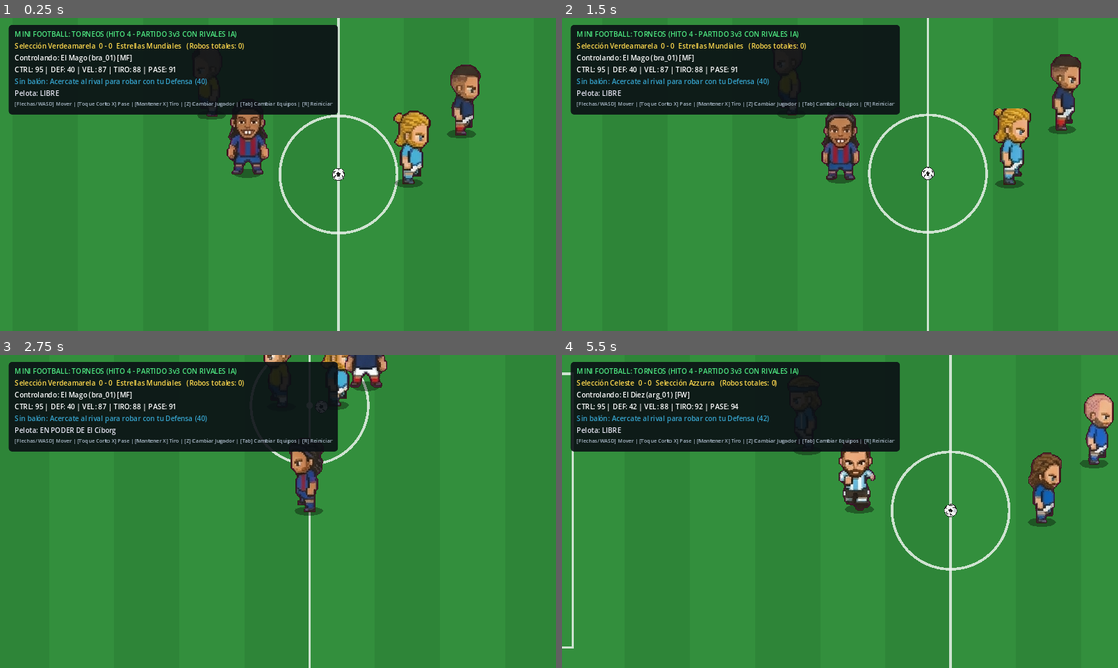
Above: before the commit, frames 1-4 (two rows, left to right).
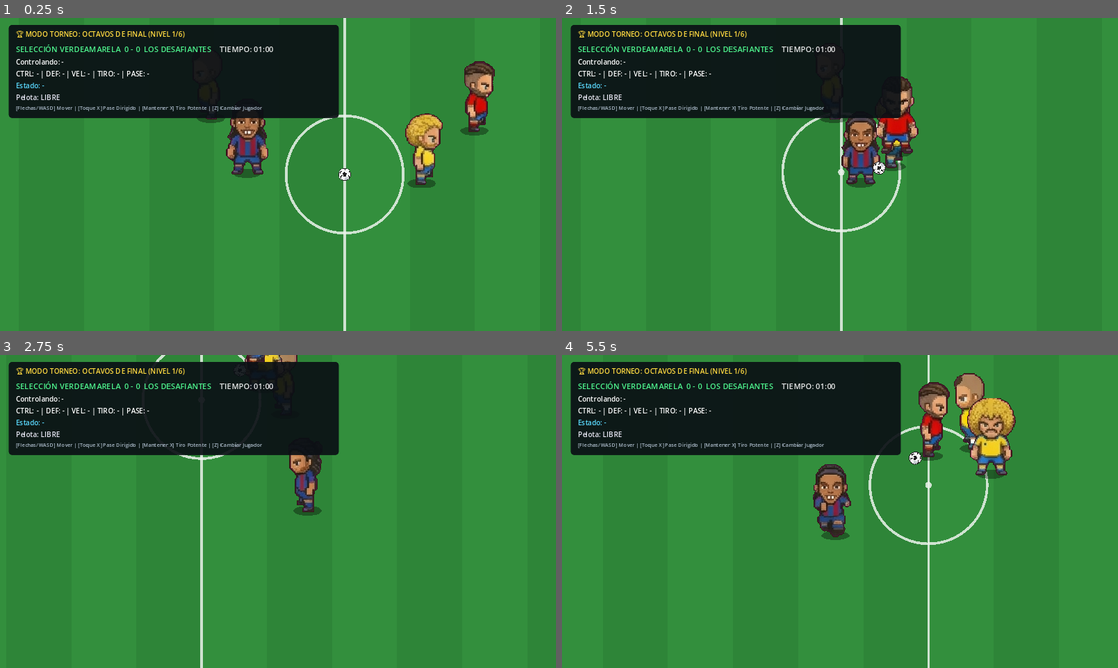
Above: after the commit, the same moments.

Repository: Leiazel/mini-football-champions
Game: Godot game, scene res://scenes/tournament/TournamentMatch.tscn
Same seed, same stepped clock (60 frames per second), same inputs: the game is played once before the commit and once after it. Before the commit the project starts from res://scenes/field/TestPitch.tscn.
Inputs:
- Up to frame 1 (0.25 s): no input
- Up to frame 2 (1.5 s): hold Right (move_right) 0.53-1.28 s; hold R 0.53-1.28 s; tap X (action_pass) at 0.6 s; tap Space at 0.77, 1.07 s; hold Down (move_down) from 1.28 s (still down); tap R at 1.35 s
- Up to frame 3 (2.75 s): tap Space at 1.52, 1.55, 1.82 s; release Down (move_down) at 2.03 s; hold Right (move_right) from 2.03 s (still down); hold Space from 2.03 s (still down); tap X (action_pass) at 2.3 s
- Up to frame 4 (5.5 s): release Right (move_right) at 2.78 s; release Space at 2.78 s; hold Up (move_up) 2.78-3.53 s; tap X (action_pass) at 2.85, 4.55 s; tap Space at 3.02, 3.32, 4.52, 4.82 s; tap R at 3.05 s; hold Space 3.53-4.28 s; hold Left (move_left) 3.53-5.03 s; tap Tab (next_character) at 3.6 s; tap Shift (sprint) at 4.35 s; hold Down (move_down) from 5.03 s (still down); hold R from 5.03 s (still down); tap Z (switch_player) at 5.1 s

The runs differ from the first frame. In frame 1, 8.8% of the frame differs, in the area x 1-89%, y 0-100%; in frame 2, 11%; in frame 3, 6.2%; in frame 4, 13%, in the area x 0-100%, y 0-100%.
Error after the commit: Invalid assignment of property or key 'text' with value of type 'String' on a base object of type 'null instance'. (res://scripts/tournament/tournament_match.g…

Commit message:
feat: Hito 5 - carga de equipos desde JSON y modo torneo con 6 niveles y Jefe Final

Diff:
--- /dev/null
+++ b/data/teams.json
@@ -0,0 +1,58 @@
+{
+  "teams": {
+    "team_desafiantes": {
+      "id": "team_desafiantes",
+      "name": "Los Desafiantes",
+      "level": 1,
+      "color": "#F1C40F",
+      "formation": ["leg_01", "leg_02"],
+      "gk_id": "gk_01",
+      "description": "Equipo de talentos independientes listos para dar la sorpresa."
+    },
+    "team_veteranos": {
+      "id": "team_veteranos",
+      "name": "Clásicos Legendarios",
+      "level": 2,
+      "color": "#E67E22",
+      "formation": ["vet_01", "vet_02"],
+      "gk_id": "gk_02",
+      "description": "Veteranos de mil batallas con excelente visión y juego aéreo."
+    },
+    "team_estrellas": {
+      "id": "team_estrellas",
+      "name": "Estrellas Mundiales",
+      "level": 3,
+      "color": "#3498DB",
+      "formation": ["star_01", "star_02"],
+      "gk_id": "gk_01",
+      "description": "Delantera demoledora con velocidad y definición de élite."
+    },
+    "team_italia": {
+      "id": "team_italia",
+      "name": "Selección Azzurra",
+      "level": 4,
+      "color": "#2980B9",
+      "formation": ["ita_01", "ita_02"],
+      "gk_id": "gk_02",
+      "description": "Defensa férrea y precisión milimétrica en el mediocampo."
+    },
+    "team_brasil": {
+      "id": "team_brasil",
+      "name": "Selección Verdeamarela",
+      "level": 5,
+      "color": "#27AE60",
+      "formation": ["bra_01", "bra_02"],
+      "gk_id": "gk_01",
+      "description": "Fútbol arte, magia en el regate y máxima creatividad ofensiva."
+    },
+    "team_argentina": {
+      "id": "team_argentina",
+      "name": "Selección Celeste de Leyendas",
+      "level": 6,
+      "color": "#5DADE2",
+      "formation": ["arg_01", "arg_03"],
+      "gk_id": "gk_02",
+      "description": "El Jefe Final: potencia descomunal, gambeta cósmica y mística campeona."
+    }
+  }
+}
--- /dev/null
+++ b/data/tournament.json
@@ -0,0 +1,53 @@
+{
+  "tournament": {
+    "title": "Torneo Continental Mini Football (v2)",
+    "description": "Avanza enfrentando rivales de dificultad creciente hasta desafiar al Jefe Final.",
+    "match_duration_seconds": 60,
+    "target_score_to_win": 3,
+    "user_default_team": "team_brasil",
+    "rounds": [
+      {
+        "round_number": 1,
+        "name": "Octavos de Final",
+        "opponent_team": "team_desafiantes",
+        "level": 1,
+        "difficulty_modifier": 0.85
+      },
+      {
+        "round_number": 2,
+        "name": "Cuartos de Final",
+        "opponent_team": "team_veteranos",
+        "level": 2,
+        "difficulty_modifier": 0.95
+      },
+      {
+        "round_number": 3,
+        "name": "Semifinal",
+        "opponent_team": "team_estrellas",
+        "level": 3,
+        "difficulty_modifier": 1.05
+      },
+      {
+        "round_number": 4,
+        "name": "Final de Conferencia",
+        "opponent_team": "team_italia",
+        "level": 4,
+        "difficulty_modifier": 1.15
+      },
+      {
+        "round_number": 5,
+        "name": "Gran Final",
+        "opponent_team": "team_brasil",
+        "level": 5,
+        "difficulty_modifier": 1.25
+      },
+      {
+        "round_number": 6,
+        "name": "Duelo Definitivo (Jefe Final)",
+        "opponent_team": "team_argentina",
+        "level": 6,
+        "difficulty_modifier": 1.40
+      }
+    ]
+  }
+}
--- a/project.godot
+++ b/project.godot
@@ -11,7 +11,7 @@
 [application]
 
 config/name="Mini-Football-Torneos"
-run/main_scene="res://scenes/field/TestPitch.tscn"
+run/main_scene="res://scenes/tournament/TournamentMatch.tscn"
 config/features=PackedStringArray("4.3", "GL Compatibility")
 run/max_fps=60
 config/icon="res://icon.svg"
--- /dev/null
+++ b/scenes/tournament/TournamentMatch.tscn
@@ -0,0 +1,225 @@
+[gd_scene load_steps=9 format=3 uid="uid://tournmatch0001"]
+
+[ext_resource type="Script" path="res://scripts/tournament/tournament_match.gd" id="1_tourn"]
+[ext_resource type="Script" path="res://scripts/pitch/pitch_ground.gd" id="2_ground"]
+[ext_resource type="PackedScene" uid="uid://goal000000001" path="res://scenes/goal/Goal.tscn" id="3_goal"]
+[ext_resource type="PackedScene" uid="uid://gk00000000001" path="res://scenes/goalkeeper/Goalkeeper.tscn" id="4_gk"]
+[ext_resource type="PackedScene" uid="uid://ply000000001" path="res://scenes/player/Player.tscn" id="5_player"]
+[ext_resource type="PackedScene" uid="uid://ball00000001" path="res://scenes/ball/Ball.tscn" id="6_ball"]
+
+[sub_resource type="StyleBoxFlat" id="StyleBoxFlat_hud"]
+bg_color = Color(0.04, 0.06, 0.08, 0.92)
+corner_radius_top_left = 8
+corner_radius_top_right = 8
+corner_radius_bottom_right = 8
+corner_radius_bottom_left = 8
+content_margin_left = 16.0
+content_margin_top = 10.0
+content_margin_right = 16.0
+content_margin_bottom = 10.0
+
+[sub_resource type="StyleBoxFlat" id="StyleBoxFlat_modal"]
+bg_color = Color(0.06, 0.08, 0.12, 0.96)
+border_width_left = 2
+border_width_top = 2
+border_width_right = 2
+border_width_bottom = 2
+border_color = Color(0.9, 0.75, 0.2, 0.8)
+corner_radius_top_left = 12
+corner_radius_top_right = 12
+corner_radius_bottom_right = 12
+corner_radius_bottom_left = 12
+content_margin_left = 24.0
+content_margin_top = 20.0
+content_margin_right = 24.0
+content_margin_bottom = 20.0
+
+[node name="TournamentMatch" type="Node2D"]
+script = ExtResource("1_tourn")
+
+[node name="PitchGround" type="Node2D" parent="."]
+script = ExtResource("2_ground")
+
+[node name="GoalLeft" parent="." instance=ExtResource("3_goal")]
+position = Vector2(-800, 0)
+is_right_goal = false
+
+[node name="GoalRight" parent="." instance=ExtResource("3_goal")]
+position = Vector2(800, 0)
+is_right_goal = true
+
+[node name="GoalkeeperLeft" parent="." instance=ExtResource("4_gk")]
+position = Vector2(-720, 0)
+player_id = "gk_02"
+team_id = "team_user"
+goal_center = Vector2(-800, 0)
+patrol_x = -720.0
+
+[node name="GoalkeeperRight" parent="." instance=ExtResource("4_gk")]
+position = Vector2(720, 0)
+player_id = "gk_01"
+team_id = "team_opp"
+goal_center = Vector2(800, 0)
+patrol_x = 720.0
+
+[node name="UserPlayer1" parent="." instance=ExtResource("5_player")]
+position = Vector2(-150, 0)
+player_id = "bra_01"
+team_id = "team_user"
+is_user_controlled = true
+is_ai = false
+target_goal_x = 800.0
+
+[node name="UserPlayer2" parent="." instance=ExtResource("5_player")]
+position = Vector2(-230, -85)
+player_id = "bra_02"
+team_id = "team_user"
+is_user_controlled = false
+is_ai = false
+target_goal_x = 800.0
+
+[node name="RivalPlayer1" parent="." instance=ExtResource("5_player")]
+position = Vector2(150, 20)
+player_id = "star_01"
+team_id = "team_opp"
+is_user_controlled = false
+is_ai = true
+target_goal_x = -800.0
+
+[node name="RivalPlayer2" parent="." instance=ExtResource("5_player")]
+position = Vector2(230, -75)
+player_id = "star_02"
+team_id = "team_opp"
+is_user_controlled = false
+is_ai = true
+target_goal_x = -800.0
+
+[node name="Ball" parent="." instance=ExtResource("6_ball")]
+position = Vector2(0, 0)
+
+[node name="Camera2D" type="Camera2D" parent="."]
+zoom = Vector2(1.5, 1.5)
+position_smoothing_enabled = true
+position_smoothing_speed = 8.0
+
+[node name="CanvasLayer" type="CanvasLayer" parent="."]
+
+[node name="Panel" type="PanelContainer" parent="CanvasLayer"]
+offset_left = 20.0
+offset_top = 16.0
+offset_right = 780.0
+offset_bottom = 230.0
+theme_override_styles/panel = SubResource("StyleBoxFlat_hud")
+
+[node name="VBox" type="VBoxContainer" parent="CanvasLayer/Panel"]
+layout_mode = 2
+theme_override_constants/separation = 4
+
+[node name="LabelRound" type="Label" parent="CanvasLayer/Panel/VBox"]
+layout_mode = 2
+theme_override_colors/font_color = Color(1, 0.85, 0.25, 1)
+text = "🏆 MODO TORNEO: OCTAVOS DE FINAL (NIVEL 1/6)"
+
+[node name="HBoxScore" type="HBoxContainer" parent="CanvasLayer/Panel/VBox"]
+layout_mode = 2
+theme_override_constants/separation = 20
+
+[node name="LabelScore" type="Label" parent="CanvasLayer/Panel/VBox/HBoxScore"]
+layout_mode = 2
+theme_override_colors/font_color = Color(0.3, 0.95, 0.55, 1)
+theme_override_font_sizes/font_size = 18
+text = "SELECCIÓN VERDEAMARELA  0 - 0  LOS DESAFIANTES"
+
+[node name="LabelClock" type="Label" parent="CanvasLayer/Panel/VBox/HBoxScore"]
+layout_mode = 2
+theme_override_colors/font_color = Color(1, 1, 1, 0.9)
+theme_override_font_sizes/font_size = 18
+text = "TIEMPO: 01:00"
+
+[node name="LabelPlayer" type="Label" parent="CanvasLayer/Panel/VBox"]
+layout_mode = 2
+text = "Controlando: -"
+
+[node name="LabelStats" type="Label" parent="CanvasLayer/Panel/VBox"]
+layout_mode = 2
+text = "CTRL: - | DEF: - | VEL: - | TIRO: - | PASE: -"
+
+[node name="LabelStatus" type="Label" parent="CanvasLayer/Panel/VBox"]
+layout_mode = 2
+theme_override_colors/font_color = Color(0.35, 0.85, 1.0, 1)
+text = "Estado: -"
+
+[node name="LabelBall" type="Label" parent="CanvasLayer/Panel/VBox"]
+layout_mode = 2
+theme_override_colors/font_color = Color(0.9, 0.9, 0.95, 1)
+text = "Pelota: LIBRE"
+
+[node name="LabelHelp" type="Label" parent="CanvasLayer/Panel/VBox"]
+layout_mode = 2
+theme_override_colors/font_color = Color(0.68, 0.74, 0.8, 1)
+theme_override_font_sizes/font_size = 12
+text = "[Flechas/WASD] Mover | [Toque X] Pase Dirigido | [Mantener X] Tiro Potente | [Z] Cambiar Jugador"
+
+[node name="GoalBanner" type="Label" parent="CanvasLayer"]
+visible = false
+anchors_preset = 8
+anchor_left = 0.5
+anchor_top = 0.5
+anchor_right = 0.5
+anchor_bottom = 0.5
+offset_left = -380.0
+offset_top = -60.0
+offset_right = 380.0
+offset_bottom = 60.0
+grow_horizontal = 2
+grow_vertical = 2
+theme_override_colors/font_color = Color(1, 0.9, 0.1, 1)
+theme_override_colors/font_shadow_color = Color(0, 0, 0, 0.88)
+theme_override_constants/shadow_offset_x = 3
+theme_override_constants/shadow_offset_y = 3
+theme_override_font_sizes/font_size = 48
+text = "¡¡¡ GOOOOOOOL !!!"
+horizontal_alignment = 1
+vertical_alignment = 1
+
+[node name="ModalPanel" type="PanelContainer" parent="CanvasLayer"]
+visible = false
+anchors_preset = 8
+anchor_left = 0.5
+anchor_top = 0.5
+anchor_right = 0.5
+anchor_bottom = 0.5
+offset_left = -320.0
+offset_top = -140.0
+offset_right = 320.0
+offset_bottom = 140.0
+grow_horizontal = 2
+grow_vertical = 2
+theme_override_styles/panel = SubResource("StyleBoxFlat_modal")
+
+[node name="VBox" type="VBoxContainer" parent="CanvasLayer/ModalPanel"]
+layout_mode = 2
+theme_override_constants/separation = 12
+alignment = 1
+
+[node name="ModalTitle" type="Label" parent="CanvasLayer/ModalPanel/VBox"]
+layout_mode = 2
+theme_override_colors/font_color = Color(1, 0.85, 0.2, 1)
+theme_override_font_sizes/font_size = 26
+text = "¡VICTORIA Y CLASIFICACIÓN!"
+horizontal_alignment = 1
+
+[node name="ModalMsg" type="Label" parent="CanvasLayer/ModalPanel/VBox"]
+layout_mode = 2
+theme_override_colors/font_color = Color(0.9, 0.92, 0.95, 1)
+theme_override_font_sizes/font_size = 15
+text = "Has superado la ronda con éxito."
+horizontal_alignment = 1
+autowrap_mode = 2
+
+[node name="ModalBtnPrompt" type="Label" parent="CanvasLayer/ModalPanel/VBox"]
+layout_mode = 2
+theme_override_colors/font_color = Color(0.3, 0.95, 0.5, 1)
+theme_override_font_sizes/font_size = 14
+text = "[Presioná ESPACIO para avanzar a la Siguiente Ronda]"
+horizontal_alignment = 1
--- /dev/null
+++ b/scripts/tournament/tournament_manager.gd
@@ -0,0 +1,128 @@
+extends Node
+class_name TournamentManager
+
+signal round_started(round_data: Dictionary, user_team: Dictionary, opp_team: Dictionary)
+signal score_updated(user_score: int, opp_score: int)
+signal match_ended(user_won: bool, is_champion: bool)
+
+var teams_data: Dictionary = {}
+var tournament_data: Dictionary = {}
+
+var user_team_id: String = "team_brasil"
+var current_round_index: int = 0
+var match_duration: float = 60.0
+var target_score: int = 3
+
+var user_score: int = 0
+var opp_score: int = 0
+var time_left: float = 60.0
+var is_active: bool = false
+var is_champion: bool = false
+
+func _init() -> void:
+	load_data()
+
+func load_data() -> void:
+	# 1. Cargar teams.json
+	var t_file = FileAccess.open("res://data/teams.json", FileAccess.READ)
+	if t_file:
+		var parsed = JSON.parse_string(t_file.get_as_text())
+		if parsed and parsed.has("teams"):
+			teams_data = parsed["teams"]
+
+	# 2. Cargar tournament.json
+	var tour_file = FileAccess.open("res://data/tournament.json", FileAccess.READ)
+	if tour_file:
+		var parsed = JSON.parse_string(tour_file.get_as_text())
+		if parsed and parsed.has("tournament"):
+			tournament_data = parsed["tournament"]
+			match_duration = float(tournament_data.get("match_duration_seconds", 60))
+			target_score = int(tournament_data.get("target_score_to_win", 3))
+
+func get_total_rounds() -> int:
+	if tournament_data.has("rounds"):
+		return tournament_data["rounds"].size()
+	return 0
+
+func get_current_round() -> Dictionary:
+	var rounds = tournament_data.get("rounds", [])
+	if current_round_index >= 0 and current_round_index < rounds.size():
+		return rounds[current_round_index]
+	return {}
+
+func get_team(team_id: String) -> Dictionary:
+	return teams_data.get(team_id, {})
+
+func start_round(idx: int) -> void:
+	current_round_index = idx
+	var round_info = get_current_round()
+	var opp_id = round_info.get("opponent_team", "team_desafiantes")
+
+	# Si el usuario eligió el mismo equipo rival, alternar
+	if opp_id == user_team_id:
+		opp_id = "team_estrellas" if user_team_id != "team_estrellas" else "team_italia"
+
+	user_score = 0
+	opp_score = 0
+	time_left = match_duration
+	is_active = true
+	is_champion = false
+
+	var u_team = get_team(user_team_id)
+	var o_team = get_team(opp_id)
+
+	emit_signal("round_started", round_info, u_team, o_team)
+	emit_signal("score_updated", user_score, opp_score)
+
+func update_time(delta: float) -> void:
+	if not is_active:
+		return
+
+	time_left -= delta
+	if time_left <= 0.0:
+		time_left = 0.0
+		_check_match_end()
+
+func score_user_goal() -> void:
+	if not is_active:
+		return
+	user_score += 1
+	emit_signal("score_updated", user_score, opp_score)
+	if user_score >= target_score:
+		_check_match_end()
+
+func score_opp_goal() -> void:
+	if not is_active:
+		return
+	opp_score += 1
+	emit_signal("score_updated", user_score, opp_score)
+	if opp_score >= target_score:
+		_check_match_end()
+
+func _check_match_end() -> void:
+	is_active = false
+	var user_won = false
+
+	if user_score > opp_score:
+		user_won = true
+	elif user_score < opp_score:
+		user_won = false
+	else:
+		# En empate tras tiempo reglamentario, se define por gol de oro
+		is_active = true
+		return
+
+	if user_won:
+		if current_round_index == get_total_rounds() - 1:
+			is_champion = true
+
+	emit_signal("match_ended", user_won, is_champion)
+
+func next_round() -> bool:
+	if current_round_index + 1 < get_total_rounds():
+		start_round(current_round_index + 1)
+		return true
+	return false
+
+func restart_current_round() -> void:
+	start_round(current_round_index)
--- /dev/null
+++ b/scripts/tournament/tournament_match.gd
@@ -0,0 +1,254 @@
+extends Node2D
+
+# Componentes de campo
+@onready var goal_left: Goal = $GoalLeft
+@onready var goal_right: Goal = $GoalRight
+@onready var gk_left: Goalkeeper = $GoalkeeperLeft
+@onready var gk_right: Goalkeeper = $GoalkeeperRight
+
+@onready var user_p1: Player = $UserPlayer1
+@onready var user_p2: Player = $UserPlayer2
+@onready var rival_p1: Player = $RivalPlayer1
+@onready var rival_p2: Player = $RivalPlayer2
+
+@onready var ball: Ball = $Ball
+@onready var camera: Camera2D = $Camera2D
+
+# HUD e interfaz de torneo
+@onready var label_round: Label = $CanvasLayer/Panel/VBox/LabelRound
+@onready var label_score: Label = $CanvasLayer/Panel/VBox/LabelScore
+@onready var label_clock: Label = $CanvasLayer/Panel/VBox/LabelClock
+@onready var label_player: Label = $CanvasLayer/Panel/VBox/LabelPlayer
+@onready var label_stats: Label = $CanvasLayer/Panel/VBox/LabelStats
+@onready var label_status: Label = $CanvasLayer/Panel/VBox/LabelStatus
+@onready var label_ball: Label = $CanvasLayer/Panel/VBox/LabelBall
+@onready var label_help: Label = $CanvasLayer/Panel/VBox/LabelHelp
+
+# Banner y Modales
+@onready var label_goal_banner: Label = $CanvasLayer/GoalBanner
+@onready var modal_panel: PanelContainer = $CanvasLayer/ModalPanel
+@onready var modal_title: Label = $CanvasLayer/ModalPanel/VBox/ModalTitle
+@onready var modal_msg: Label = $CanvasLayer/ModalPanel/VBox/ModalMsg
+@onready var modal_btn_prompt: Label = $CanvasLayer/ModalPanel/VBox/ModalBtnPrompt
+
+var manager: TournamentManager = null
+var celebration_timer: float = 0.0
+var current_opp_team_id: String = ""
+
+func _ready() -> void:
+	manager = TournamentManager.new()
+	add_child(manager)
+
+	manager.round_started.connect(_on_round_started)
+	manager.score_updated.connect(_on_score_updated)
+	manager.match_ended.connect(_on_match_ended)
+
+	ball.state_changed.connect(_on_ball_state_changed)
+	ball.possession_changed.connect(_on_ball_possession_changed)
+
+	goal_left.goal_scored.connect(_on_goal_left_scored)
+	goal_right.goal_scored.connect(_on_goal_right_scored)
+
+	gk_left.shot_saved.connect(_on_shot_saved)
+	gk_right.shot_saved.connect(_on_shot_saved)
+
+	for p in [user_p1, user_p2, rival_p1, rival_p2]:
+		if is_instance_valid(p):
+			p.ball_stolen.connect(_on_ball_stolen)
+
+	# Iniciar la primera ronda del torneo
+	manager.start_round(0)
+
+func _on_round_started(round_data: Dictionary, user_team: Dictionary, opp_team: Dictionary) -> void:
+	modal_panel.visible = false
+	current_opp_team_id = opp_team.get("id", "")
+
+	# Cargar titulares del usuario
+	var u_forms = user_team.get("formation", ["bra_01", "bra_02"])
+	user_p1.load_player(u_forms[0])
+	user_p1.team_id = "team_user"
+	user_p1.is_ai = false
+	user_p1.target_goal_x = 800.0
+	user_p1.set_user_controlled(true)
+
+	user_p2.load_player(u_forms[1] if u_forms.size() > 1 else u_forms[0])
+	user_p2.team_id = "team_user"
+	user_p2.is_ai = false
+	user_p2.target_goal_x = 800.0
+	user_p2.set_user_controlled(false)
+	user_p2.tactical_offset = Vector2(140, -80)
+
+	var u_gk = user_team.get("gk_id", "gk_02")
+	gk_left.load_goalkeeper(u_gk)
+	gk_left.team_id = "team_user"
+
+	# Cargar rivales según datos de la ronda
+	var o_forms = opp_team.get("formation", ["star_01", "star_02"])
+	rival_p1.load_player(o_forms[0])
+	rival_p1.team_id = "team_opp"
+	rival_p1.is_ai = true
+	rival_p1.target_goal_x = -800.0
+	rival_p1.set_user_controlled(false)
+
+	rival_p2.load_player(o_forms[1] if o_forms.size() > 1 else o_forms[0])
+	rival_p2.team_id = "team_opp"
+	rival_p2.is_ai = true
+	rival_p2.target_goal_x = -800.0
+	rival_p2.set_user_controlled(false)
+	rival_p2.tactical_offset = Vector2(-140, 80)
+
+	var o_gk = opp_team.get("gk_id", "gk_01")
+	gk_right.load_goalkeeper(o_gk)
+	gk_right.team_id = "team_opp"
+
+	_reset_pitch_formation()
+
+	label_round.text = "🏆 MODO TORNEO: %s (NIVEL %d/6)" % [
+		round_data.get("name", "Partido").to_upper(),
+		round_data.get("level", 1)
+	]
+	_update_hud()
+
+func _reset_pitch_formation() -> void:
+	user_p1.position = Vector2(-150, 0)
+	user_p2.position = Vector2(-230, -85)
+	rival_p1.position = Vector2(150, 20)
+	rival_p2.position = Vector2(230, -75)
+
+	gk_left.position = Vector2(-720, 0)
+	gk_right.position = Vector2(720, 0)
+
+	ball.position = Vector2(0, 0)
+	ball.set_libre(Vector2.ZERO)
+
+func _process(delta: float) -> void:
+	if manager.is_active:
+		manager.update_time(delta)
+
+	if celebration_timer > 0.0:
+		celebration_timer -= delta
+		label_goal_banner.visible = true
+		if celebration_timer <= 0.0:
+			label_goal_banner.visible = false
+			_reset_pitch_formation()
+	else:
+		label_goal_banner.visible = false
+
+	# Entrada del usuario en modales de fin de partido
+	if modal_panel.visible:
+		if Input.is_action_just_pressed("action_pass") or Input.is_key_pressed(KEY_SPACE):
+			if manager.is_champion:
+				manager.start_round(0) # Reiniciar torneo
+			elif manager.user_score > manager.opp_score:
+				manager.next_round()
+			else:
+				manager.restart_current_round()
+		elif Input.is_key_pressed(KEY_R):
+			manager.restart_current_round()
+
+	# Cámara suave
+	var active_p = get_active_user_player()
+	if is_instance_valid(ball) and ball.current_state == Ball.State.EN_VUELO:
+		camera.position = camera.position.lerp(ball.position, 0.12)
+	elif is_instance_valid(active_p):
+		camera.position = camera.position.lerp(active_p.position, 0.15)
+
+	_update_hud()
+
+func get_active_user_player() -> Player:
+	if is_instance_valid(user_p1) and user_p1.is_user_controlled:
+		return user_p1
+	if is_instance_valid(user_p2) and user_p2.is_user_controlled:
+		return user_p2
+	return user_p1
+
+func _on_goal_right_scored(_g_name: String) -> void:
+	if not manager.is_active:
+		return
+	manager.score_user_goal()
+	celebration_timer = 1.7
+	label_goal_banner.text = "¡¡¡ GOOOOOL DE TU EQUIPO !!!"
+	label_goal_banner.modulate = Color(0.2, 1.0, 0.4)
+
+func _on_goal_left_scored(_g_name: String) -> void:
+	if not manager.is_active:
+		return
+	manager.score_opp_goal()
+	celebration_timer = 1.7
+	label_goal_banner.text = "¡¡¡ GOL DEL RIVAL !!!"
+	label_goal_banner.modulate = Color(1.0, 0.3, 0.3)
+
+func _on_shot_saved(gk: Goalkeeper) -> void:
+	label_goal_banner.text = "¡PARADÓN DE %s!" % gk.player_name
+	label_goal_banner.modulate = Color(1.0, 0.85, 0.2)
+	label_goal_banner.visible = true
+	celebration_timer = 0.85
+
+func _on_ball_stolen(tackler: Player, victim: Player) -> void:
+	var tag = "¡ROBO EXITOSO!" if tackler.team_id == "team_user" else "¡BALÓN RECUPERADO POR RIVAL!"
+	label_status.text = "%s (%s desarmó a %s)" % [tag, tackler.player_name, victim.player_name]
+	label_status.modulate = Color(0.3, 1.0, 0.6) if tackler.team_id == "team_user" else Color(1.0, 0.4, 0.4)
+
+func _on_score_updated(u_score: int, o_score: int) -> void:
+	var u_name = manager.get_team(manager.user_team_id).get("name", "TU EQUIPO")
+	var o_name = manager.get_team(current_opp_team_id).get("name", "RIVAL")
+	label_score.text = "%s  %d - %d  %s" % [u_name, u_score, o_score, o_name]
+
+func _on_match_ended(user_won: bool, is_champ: bool) -> void:
+	modal_panel.visible = true
+	var round_info = manager.get_current_round()
+
+	if is_champ:
+		modal_title.text = "¡¡¡ CAMPEÓN CONTINENTAL !!! 🏆"
+		modal_title.modulate = Color(1.0, 0.88, 0.2)
+		modal_msg.text = "¡Derrotaste a la legendaria Selección Celeste en la gran final!\nTu equipo se consagra en lo más alto del torneo."
+		modal_btn_prompt.text = "[Presioná ESPACIO para jugar otro Torneo]"
+	elif user_won:
+		modal_title.text = "¡VICTORIA Y CLASIFICACIÓN! ⚽"
+		modal_title.modulate = Color(0.2, 1.0, 0.4)
+		modal_msg.text = "Superaste la fase: %s.\nPrepárate para enfrentar al siguiente rival de mayor dificultad." % round_info.get("name", "")
+		modal_btn_prompt.text = "[Presioná ESPACIO para avanzar a la Siguiente Ronda]"
+	else:
+		modal_title.text = "ELIMINADO DEL TORNEO ❌"
+		modal_title.modulate = Color(1.0, 0.3, 0.3)
+		modal_msg.text = "Has sido superado por %s.\nRefina tus pases, tiros y defensa para volver a intentarlo." % manager.get_team(current_opp_team_id).get("name", "el rival")
+		modal_btn_prompt.text = "[Presioná ESPACIO o R para Reintentar esta Ronda]"
+
+func _on_ball_state_changed(_s: Ball.State) -> void:
+	_update_hud()
+
+func _on_ball_possession_changed(_c: CharacterBody2D) -> void:
+	_update_hud()
+
+func _update_hud() -> void:
+	if not is_instance_valid(label_player):
+		return
+
+	var mins = int(manager.time_left) / 60
+	var secs = int(manager.time_left) % 60
+	label_clock.text = "TIEMPO: %02d:%02d" % [mins, secs]
+
+	var active_p = get_active_user_player()
+	if is_instance_valid(active_p):
+		var ctrl = active_p.stats.get("control", 0)
+		var vel = active_p.stats.get("velocidad", 0)
+		var def_stat = active_p.stats.get("defensa", 0)
+		var tiro = active_p.stats.get("tiro", 0)
+		var pase = active_p.stats.get("pase", 0)
+
+		label_player.text = "Controlando: %s (%s) [%s]" % [active_p.player_name, active_p.player_id, active_p.role]
+		label_stats.text = "CTRL: %d | DEF: %d | VEL: %d | TIRO: %d | PASE: %d" % [ctrl, def_stat, vel, tiro, pase]
+
+	if is_instance_valid(ball):
+		var state_str = ""
+		match ball.current_state:
+			Ball.State.LIBRE:
+				state_str = "LIBRE"
+			Ball.State.CONTROLADA:
+				var c_name = ball.carrier.player_name if ball.carrier is Player or ball.carrier is Goalkeeper else "Jugador"
+				state_str = "EN PODER DE %s" % c_name
+			Ball.State.EN_VUELO:
+				state_str = "EN VUELO (vel: %.0f px/s)" % ball.velocity.length()
+		label_ball.text = "Pelota: %s" % state_str
+
+	label_help.text = "[Flechas/WASD] Mover | [Toque X] Pase Dirigido | [Mantener X] Tiro Potente | [Z] Cambiar Jugador"
